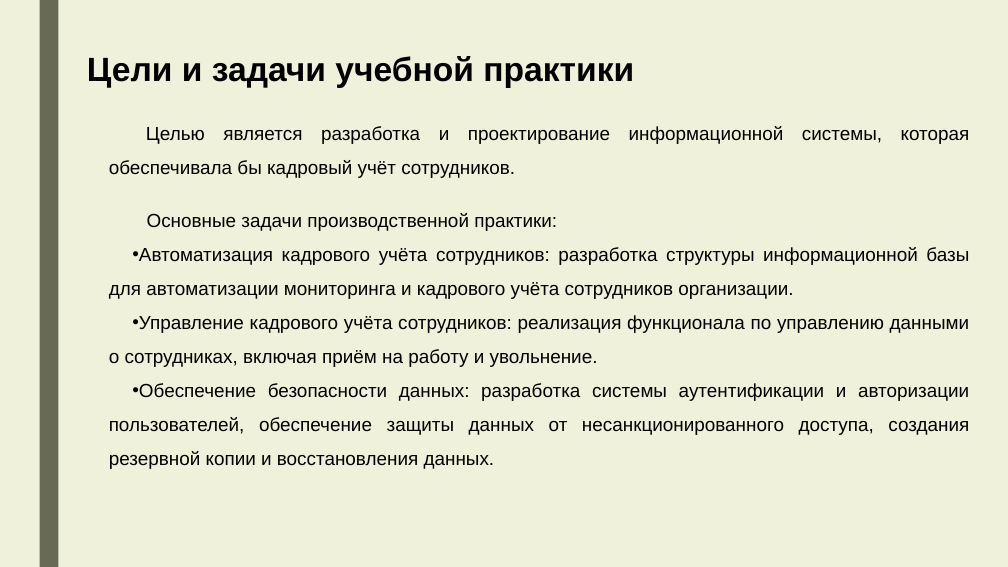
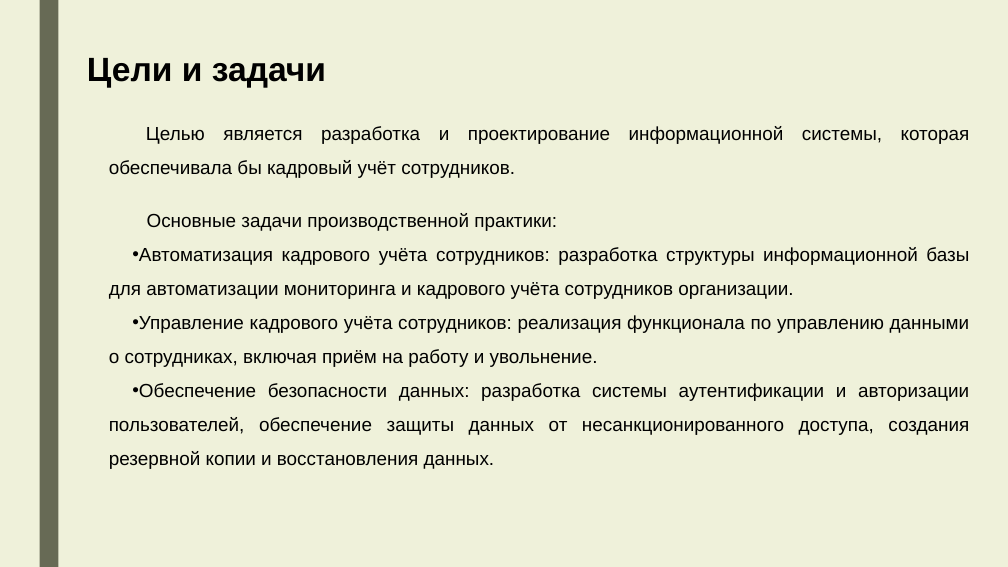
Before and after one commit to IvanShvidko/-, a slide deck: slide 2 of Презентация по производственной практике.pptx. Drawn at 1008x567 pixels with LibreOffice and Linux fonts; fonts in the diff are those of the drawing. Boxes give left, top, right and bottom in pixels: in the first picture for what was removed or moved away, otherwise in the second. Text is boxed around its words. In the diff, an @@ line names an element or a change of style, - is before the commit and + after.

```diff
--- a/Презентация по производственной практике.pptx
+++ b/Презентация по производственной практике.pptx
@@ text at bbox=[87, 58, 326, 88]: text changed @@
-Цели и задачи учебной практики
+Цели и задачи
```
